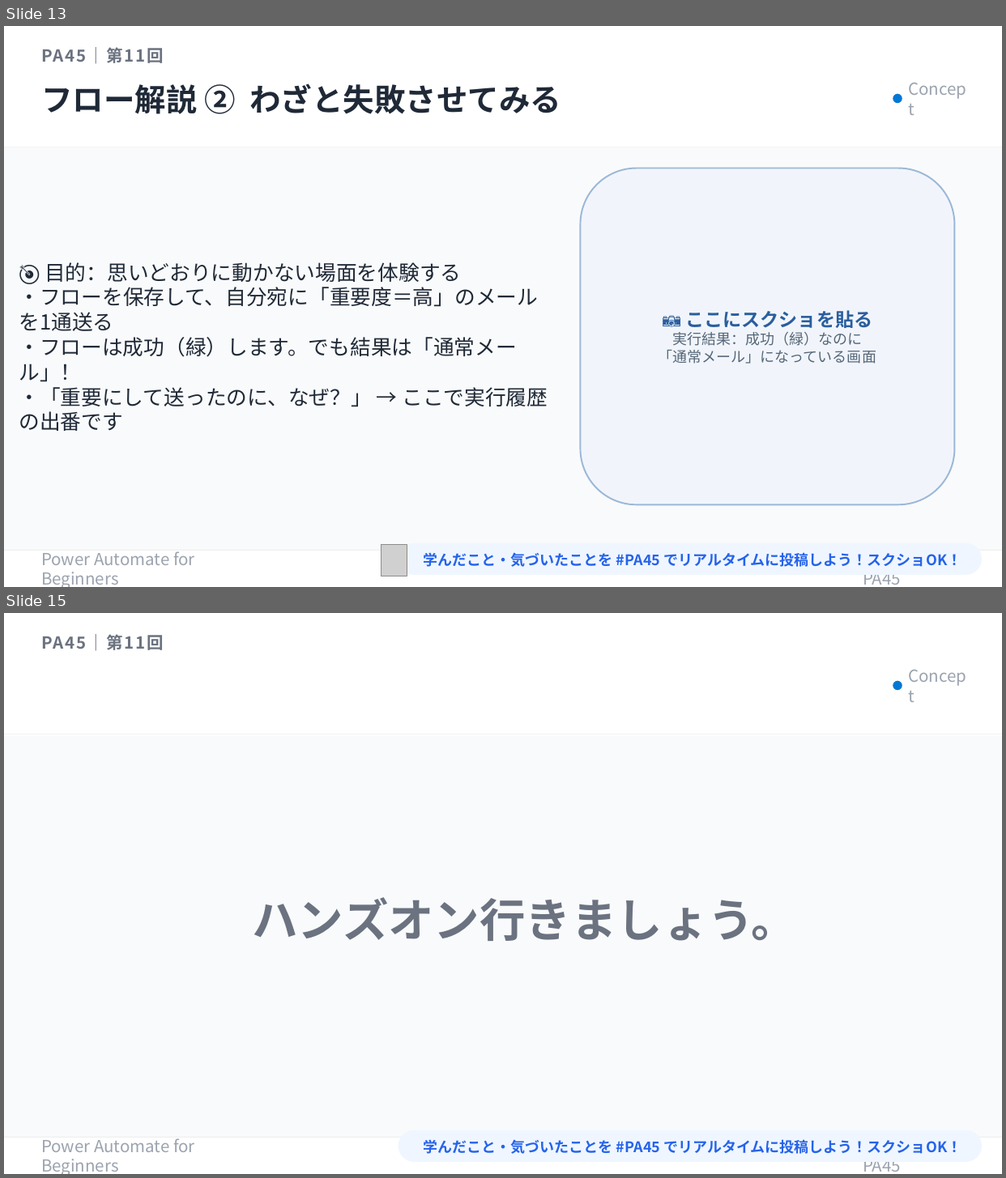
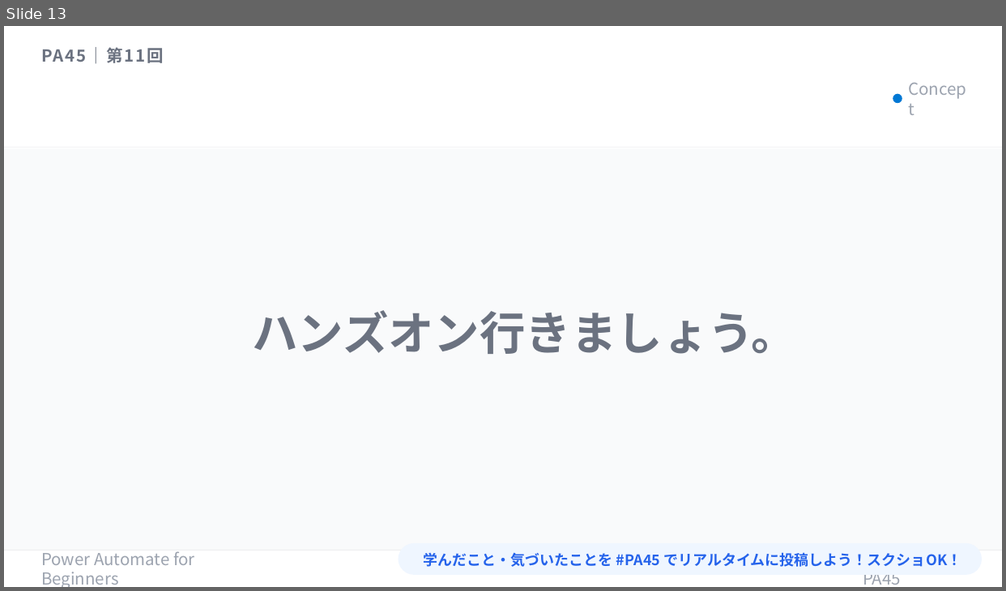
Before and after one commit to Haru-PowerPlatform/pa45, a slide deck: assets/pa45/P011_PA45_RunHistory_20260521.pptx. Shown one above the other, each under a label of ours: slides 13 and 15 before the commit, slide 13 after it; the slides between them are not shown. The pictures are 1006x1178 and 1006x591 pixels, drawn with LibreOffice and Linux fonts; fonts in the diff are those of the drawing; grey boxes stand for pictures. Boxes give left, top, right and bottom in pixels: in the first picture for what was removed or moved away, otherwise in the second. Text is boxed around its words. In the diff, an @@ line names an element or a change of style, - is before the commit and + after.

```diff
--- a/assets/pa45/P011_PA45_RunHistory_20260521.pptx
+++ b/assets/pa45/P011_PA45_RunHistory_20260521.pptx
@@ slide 13 removed at box(4, 26, 1002, 587), background #FFFFFF @@
@@ rectangle removed at box(4, 26, 1002, 587) @@
@@ rectangle removed at box(4, 26, 1002, 148) @@
@@ text removed at box(41, 47, 164, 64) @@
-PA45｜第11回
@@ text removed at box(41, 84, 561, 114) @@
-フロー解説 ② わざと失敗させてみる
@@ ellipse removed at box(893, 94, 902, 103) @@
@@ text removed at box(908, 88, 971, 109) @@
-Concept
@@ rectangle removed at box(4, 147, 1002, 148) @@
@@ rectangle removed at box(4, 148, 1002, 550) @@
@@ rounded rectangle removed at box(581, 169, 955, 506) @@
-📷 ここにスクショを貼る
-実行結果：成功（緑）なのに
-「通常メール」になっている画面
@@ text removed at box(19, 263, 548, 431) @@
-🎯 目的：思いどおりに動かない場面を体験する
-・フローを保存して、自分宛に「重要度＝高」のメールを1通送る
-・フローは成功（緑）します。でも結果は「通常メール」！
-・「重要にして送ったのに、なぜ？」 → ここで実行履歴の出番です
@@ rectangle removed at box(4, 550, 1002, 587) @@
@@ rectangle removed at box(4, 550, 1002, 551) @@
@@ text removed at box(41, 552, 195, 587) @@
-Power Automate for Beginners
@@ picture removed at box(381, 544, 407, 577) @@
@@ rounded rectangle removed at box(398, 544, 982, 574) @@
@@ text removed at box(424, 552, 961, 567) @@
-学んだこと・気づいたことを #PA45 でリアルタイムに投稿しよう！スクショOK！
@@ text removed at box(863, 553, 939, 585) @@
-Copyright © PA45
@@ picture removed at box(4, 583, 1002, 587) @@
@@ what was slide 15 is now slide 13 @@
```
Also in this commit, not shown: 9 slides changed, 1 other slide removed, 2 other files.
